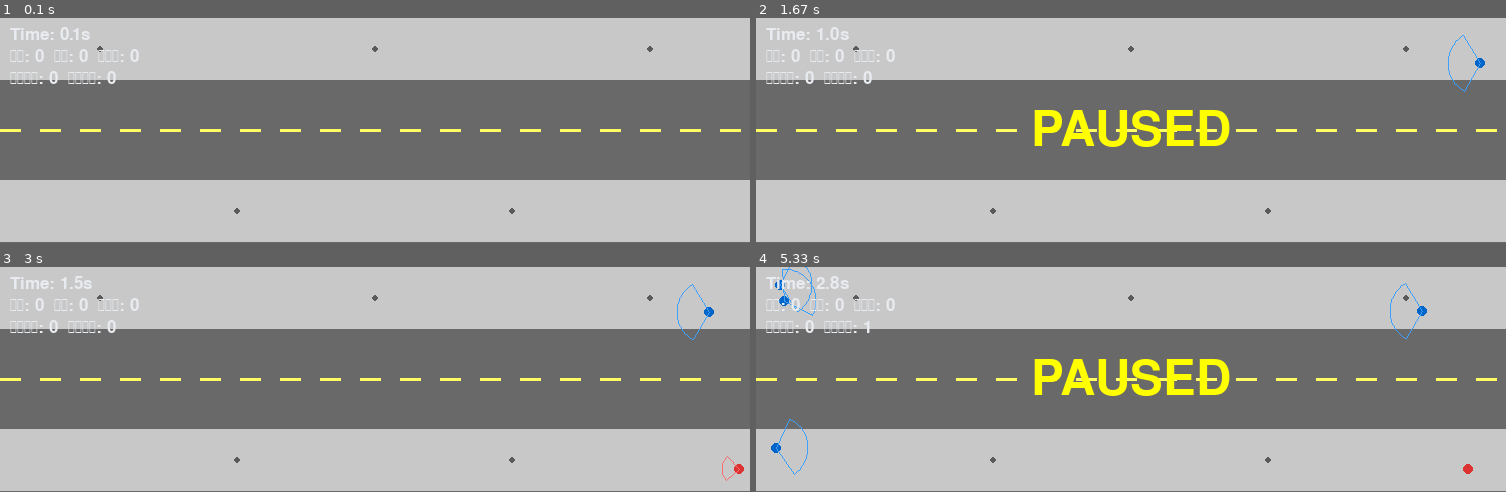
Above: before the commit, frames 1-4 (two rows, left to right).
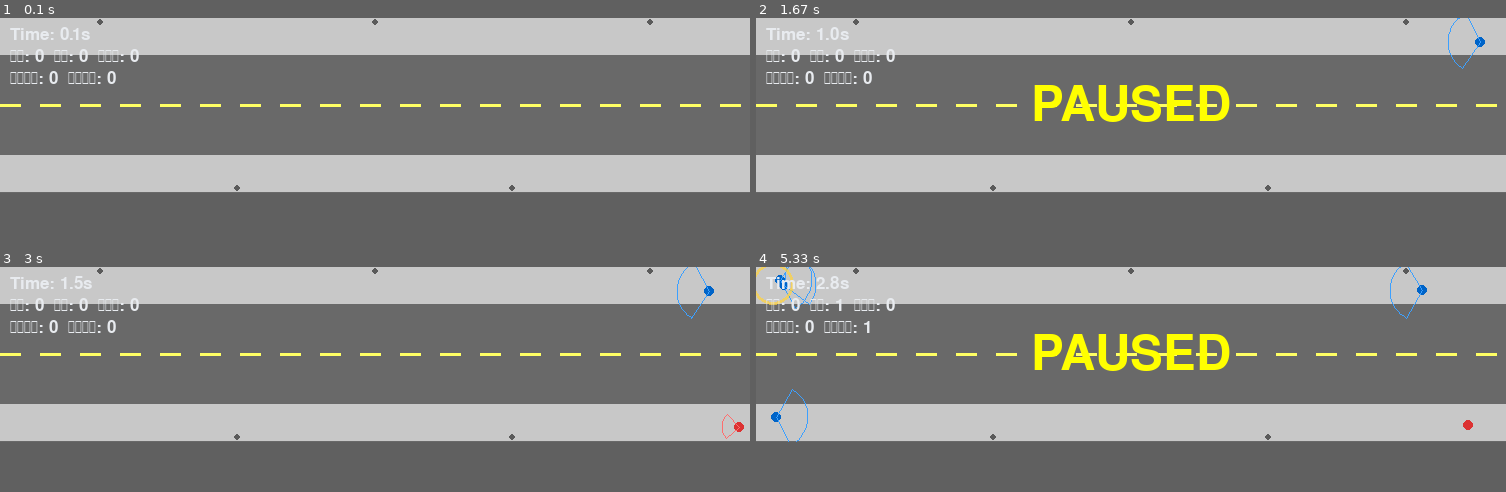
Above: after the commit, the same moments.

Repository: jyouhou291/pygame_simu
Game: pygame game, started from simulation.py
The game is run twice, just before and just after one commit, with the same random seed, the same clock (stepped at 60 frames per second) and the same inputs.
Inputs:
- Up to frame 1 (0.1 s): no input
- Up to frame 2 (1.67 s): tap Space at 0.33, 0.73, 1.03, 1.23, 1.57 s
- Up to frame 3 (3 s): tap Space at 1.87, 2.07, 2.37, 2.63, 2.97 s
- Up to frame 4 (5.33 s): tap Space at 3.27, 3.4, 3.8, 4.1, 4.47, 4.87, 5.17 s
In our replay, the window is 750x225 before the commit and 750x175 after it. These sizes can differ from the game's own. Grey fills any space a smaller window leaves; there, only what the larger window draws over its background counts as a difference.

The runs differ from the first frame. In frame 1, 25% of the frame differs, in the area x 0-100%, y 0-100%; in frame 2, 28%; in frame 3, 25%; in frame 4, 29%.

Commit message:
v19.9: 歩道幅を1.5mに狭め、街灯を歩道中央から建物側の端に移動
- SIDEWALK_HEIGHT_M: 2.5m→1.5m。「人二人がすれ違えるくらいの日本の道」
  という実際の日本の街の狭さに合わせた（欧米的な広い歩道だった）。
- 街灯の位置を歩道中央から、壁とレーン分離力の目標位置(0.25/0.75)の
  ちょうど中間（建物側の端寄り）に変更。実際の日本の道路は街灯が
  歩道の端にあることが多いため。壁ともレーン目標位置とも重ならない
  位置を選び、v19.3で修正した「電柱に引っかかる」不具合が再発しないか
  120秒のヘッドレステストで確認済み（一時的な速度低下が2件のみで、
  永続的な膠着は確認されなかった）。

なお歩道を狭めたことで60秒間の通過人数が16人→7人に減少する
（詰まりやすくなる）ことを確認済み。見た目の日本らしさを優先する
トレードオフとしてユーザーに確認の上で採用。

Diff:
--- a/sim_core.py
+++ b/sim_core.py
@@ -20,7 +20,9 @@
 @dataclass
 class Config:
     # --- 歩道空間の定義（二方向のすれ違い） ---
-    WIDTH_M: float = 30.0; SIDEWALK_HEIGHT_M: float = 2.5; ROAD_HEIGHT_M: float = 4.0
+    # SIDEWALK_HEIGHT_M: 「人二人がすれ違えるくらいの日本の道」幅（1.5m）に設定。
+    # 元の2.5mは欧米的な広い歩道の感覚に近かったため、より日本の街らしい狭さにした。
+    WIDTH_M: float = 30.0; SIDEWALK_HEIGHT_M: float = 1.5; ROAD_HEIGHT_M: float = 4.0
     LAMPPOST_RADIUS_M: float = 0.15  # 街灯・標識ポール（障害物）の太さ
 
     AGENT_RADIUS_M: float = 0.22; V0_MEAN: float = 1.3; V0_STD: float = 0.2; MAX_SPEED_M_S: float = 2.2
@@ -89,12 +91,15 @@
         self.TOTAL_HEIGHT_M = 2 * self.SIDEWALK_HEIGHT_M + self.ROAD_HEIGHT_M
         self.WIDTH_PX = int(self.WIDTH_M * self.M_TO_PX)
         self.HEIGHT_PX = int(self.TOTAL_HEIGHT_M * self.M_TO_PX)
-        # 街灯は帯の中央（両方向のレーンの間）に置く。以前はレーン分離力の
-        # 目標位置(LANE_BIAS_FRAC=0.25/0.75)と全く同じ座標に街灯を置いて
-        # しまっており、片方向のレーンがそのまま街灯を貫通する形になって
-        # 「電柱に引っかかる人が出てくる」不具合の原因になっていた。
-        top_y = self.SIDEWALK_HEIGHT_M * 0.5
-        bottom_y = self.SIDEWALK_HEIGHT_M + self.ROAD_HEIGHT_M + self.SIDEWALK_HEIGHT_M * 0.5
+        # 街灯は実際の日本の道路と同じく、歩道の中央ではなく建物側の端に寄せて
+        # 置く。ただし、レーン分離力の目標位置(LANE_BIAS_FRAC=0.25/0.75)と
+        # 全く同じ座標に置くと、片方向のレーンがそのまま街灯を貫通する形になり
+        # 「電柱に引っかかる人が出てくる」不具合の原因になる（v19.3で一度
+        # 修正済み）。そのため、壁とレーン目標位置のちょうど中間（壁寄りの端）に
+        # 置き、どちらとも重ならないようにしている。
+        edge_offset = self.SIDEWALK_HEIGHT_M * self.LANE_BIAS_FRAC * 0.5
+        top_y = edge_offset
+        bottom_y = self.TOTAL_HEIGHT_M - edge_offset
         xs = np.linspace(4.0, self.WIDTH_M - 4.0, 5)
         self.OBSTACLES = tuple((float(x), top_y, self.LAMPPOST_RADIUS_M) for x in xs[::2]) + \
                           tuple((float(x), bottom_y, self.LAMPPOST_RADIUS_M) for x in xs[1::2])
